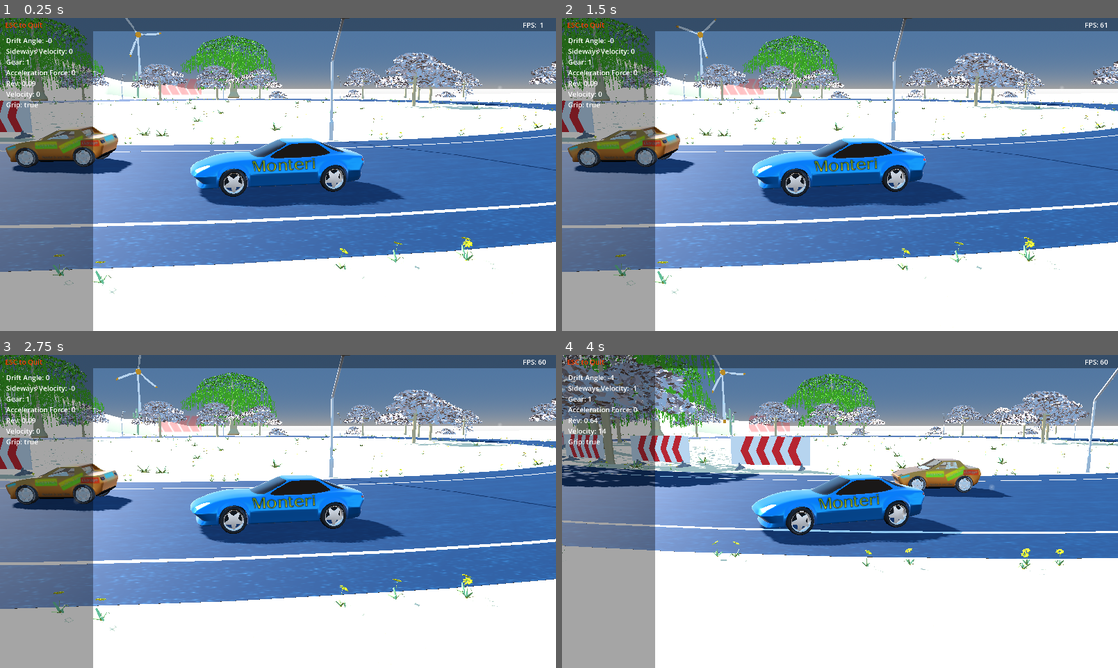
Above: before the commit, frames 1-4 (two rows, left to right).
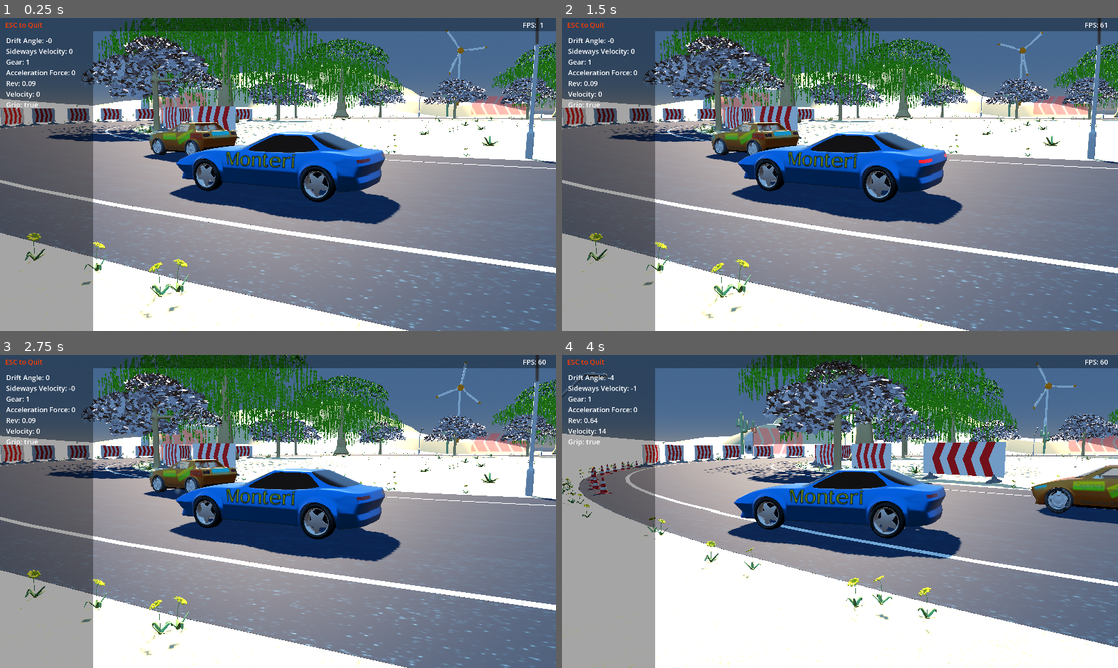
Above: after the commit, the same moments.

Repository: tomaga-dev/CustomVehicleSuspension
Game: Godot game, scene res://Contents/start.tscn
Same seed, same stepped clock (60 frames per second), same inputs: the game is played once before the commit and once after it.
Inputs:
- Up to frame 1 (0.25 s): no input
- Up to frame 2 (1.5 s): hold Right (right) 0.53-1.28 s; tap E (action) at 0.6, 1.35 s; hold Down (brake) from 1.28 s (still down)
- Up to frame 3 (2.75 s): release Down (brake) at 2.03 s; hold Right (right) from 2.03 s (still down); tap E (action) at 2.1 s
- Up to frame 4 (4 s): release Right (right) at 2.78 s; hold Up (accelerate) 2.78-3.53 s; tap E (action) at 2.85, 3.6 s; hold Left (left) from 3.53 s (still down)

The runs differ from the first frame. In frame 1, 76% of the frame differs, in the area x 0-100%, y 0-100%; in frame 2, 76%; in frame 3, 76%; in frame 4, 64%.

Commit message:
There is now some fog in the scene

Diff:
--- a/suspension-project/Contents/start.tscn
+++ b/suspension-project/Contents/start.tscn
@@ -29,8 +29,7 @@
 sky_curve = 0.019411238
 sky_energy_multiplier = 0.5
 ground_bottom_color = Color(0.14621773, 0.129233, 0.110393904, 1)
-ground_horizon_color = Color(1, 1, 1, 1)
-ground_curve = 0.06964399
+ground_horizon_color = Color(0.40150002, 0.46585003, 0.55, 1)
 energy_multiplier = 0.65
 
 [sub_resource type="Sky" id="Sky_rpi05"]
@@ -40,11 +39,19 @@
 background_mode = 2
 sky = SubResource("Sky_rpi05")
 tonemap_mode = 2
-tonemap_exposure = 2.6
+tonemap_exposure = 2.01
 glow_intensity = 0.11
 glow_strength = 1.79
+volumetric_fog_enabled = true
+volumetric_fog_density = 0.0
+volumetric_fog_sky_affect = 0.0
 
 [sub_resource type="CameraAttributesPractical" id="CameraAttributesPractical_rb16c"]
+
+[sub_resource type="FogMaterial" id="FogMaterial_1d60l"]
+density = 0.04
+height_falloff = 0.11585329
+edge_fade = 1.4420004
 
 [sub_resource type="BoxShape3D" id="BoxShape3D_0bico"]
 size = Vector3(500, 70, 1)
@@ -57,11 +64,22 @@
 environment = SubResource("Environment_gld4s")
 camera_attributes = SubResource("CameraAttributesPractical_rb16c")
 
+[node name="FogVolume" type="FogVolume" parent="." unique_id=1704452855]
+transform = Transform3D(0.7411679, 0, 0.6713198, 0, 1, 0, -0.6713198, 0, 0.7411679, 46.77736, 0, -31.18352)
+size = Vector3(99.20471, 70, 200)
+material = SubResource("FogMaterial_1d60l")
+
 [node name="DirectionalLight3D" type="DirectionalLight3D" parent="." unique_id=1042532082]
-transform = Transform3D(0.6768118, 0.28765067, 0.67763025, -0.13912827, -0.85392773, 0.50144845, 0.7228894, -0.43366387, -0.53792804, 2.5657973, 3.826301, -2.0227127)
-light_intensity_lux = 42783.47
-light_temperature = 5088.0
+transform = Transform3D(0.6768118, 0.2876508, 0.6776303, -0.13912827, -0.85392785, 0.5014485, 0.7228894, -0.43366382, -0.5379281, 5.515886, 6.2189784, -10.77025)
+light_intensity_lux = 55299.47
+light_temperature = 3328.0
+light_energy = 1.3
 shadow_enabled = true
+
+[node name="Camera3D" type="Camera3D" parent="." unique_id=608577462]
+transform = Transform3D(0.60389733, 0.11029739, -0.7893938, 0, 0.9903793, 0.13837993, 0.7970621, -0.08356728, 0.59808743, -59.823223, 1.7602041, 10.666644)
+fov = 37.849285
+script = ExtResource("6_s4fjt")
 
 [node name="Driver" parent="." unique_id=998671763 instance=ExtResource("4_iswu0")]
 
@@ -76,18 +94,17 @@
 
 [node name="VehicleHandling" parent="Monteri" unique_id=1927421697 instance=ExtResource("4_oj8dr")]
 force_max = 30000.0
+omega_max_drift = 3.0
 
 [node name="Pretender M3" parent="." unique_id=12509838 instance=ExtResource("8_0bico")]
 transform = Transform3D(1, 0, 0, 0, 1, 0, 0, 0, 1, -47.64292, 0.34334496, -2.786478)
 
 [node name="VehicleHandling" parent="Pretender M3" unique_id=1737348458 instance=ExtResource("4_oj8dr")]
-
-[node name="Camera3D" type="Camera3D" parent="." unique_id=608577462]
-transform = Transform3D(-0.054117024, 0.19402072, -0.97950363, 0, 0.9809411, 0.19430546, 0.9985346, 0.010515233, -0.053085614, -63.377983, 2.6488278, 4.018487)
-fov = 40.0
-script = ExtResource("6_s4fjt")
+omega_max = 1.0
+omega_max_drift = 2.2
 
 [node name="WorldBounds" type="Node3D" parent="." unique_id=657910008]
+visible = false
 
 [node name="StaticBody3D" type="StaticBody3D" parent="WorldBounds" unique_id=656029198]
 transform = Transform3D(1, 0, 0, 0, 1, 0, 0, 0, 1, 0, 0, 250)
